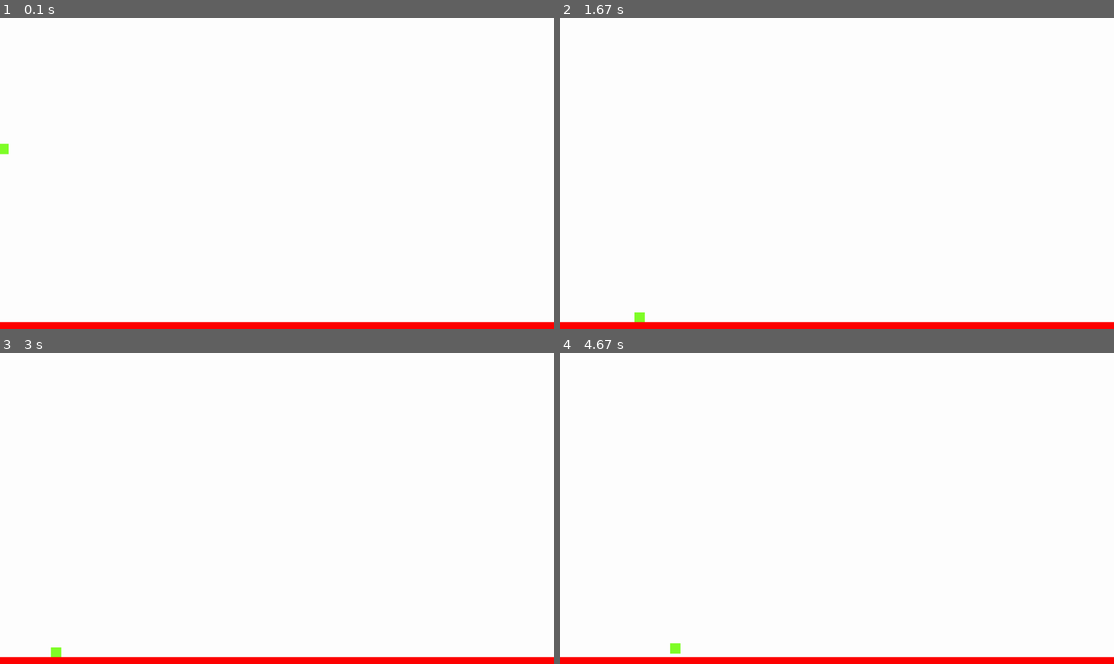
Above: before the commit, frames 1-4 (two rows, left to right).
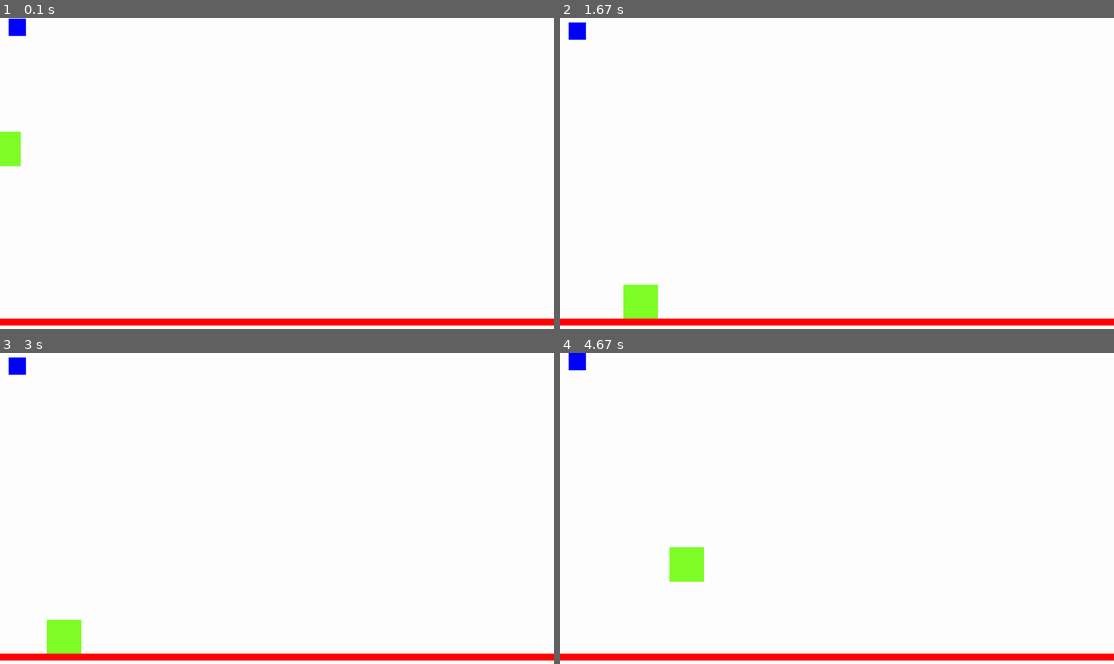
Above: after the commit, the same moments.

Repository: coinmoles/pygame-jam
Game: pygame game, started from main.py
Same seed, same stepped clock (60 frames per second), same inputs: the game is played once before the commit and once after it.
Inputs:
- Up to frame 1 (0.1 s): no input
- Up to frame 2 (1.67 s): hold Right 0.33-0.8 s; hold Right 0.83-1.3 s; hold Left from 1.33 s (still down)
- Up to frame 3 (3 s): release Left at 1.87 s; hold Left 1.9-2.3 s; hold Right 2.33-2.97 s
- Up to frame 4 (4.67 s): tap Space at 3, 3.4, 3.7, 3.9, 4.2, 4.4 s; hold Left 3.33-3.8 s; hold Right 3.83-4.3 s; hold Right from 4.33 s (still down)

The runs differ from the first frame. In frame 1, 2.9% of the frame differs, in the area x 0-100%, y 0-100%; in frame 2, 3.2%; in frame 3, 3.2%; in frame 4, 3.3%.

Commit message:
Added item entity

Diff:
--- a/Entity/Entity.py
+++ b/Entity/Entity.py
@@ -1,4 +1,6 @@
 import pygame as pg
+from pygame.math import Vector2
+from constants import SCREEN
 
 
 class Entity(pg.sprite.Sprite):
@@ -8,3 +10,18 @@
         self.surf = pg.Surface(size)
         self.surf.fill(color)
         self.rect = self.surf.get_rect(center=center)
+
+        self.pos = Vector2(center)
+        self.vel = Vector2(0, 0)
+        self.acc = Vector2(0, 0)
+
+    def update(self):
+        self.vel += self.acc
+        self.pos += self.vel + 0.5 * self.acc
+
+        if self.pos.x > SCREEN.width:
+            self.pos.x = SCREEN.width
+        if self.pos.x < 0:
+            self.pos.x = 0
+
+        self.rect.midbottom = self.pos
--- /dev/null
+++ b/Entity/Item.py
@@ -0,0 +1,14 @@
+from Entity.Entity import Entity
+from pygame.math import Vector2
+import math
+
+
+class Item(Entity):
+    def __init__(self, size, color, center):
+        super().__init__(size, color, center)
+        self.timer = 0
+
+    def update(self):
+        self.vel = Vector2(0, math.sin(self.timer * math.pi / 20))
+        self.timer += 1
+        super().update()
--- a/Entity/Player.py
+++ b/Entity/Player.py
@@ -1,5 +1,5 @@
 from Entity.Entity import Entity
-from constants import SCREEN
+from constants import SCREEN, UNITSIZE
 from pygame.math import Vector2
 import pygame as pg
 
@@ -11,13 +11,9 @@
 
 class Player(Entity):
     def __init__(self, scene):
-        super().__init__((30, 30), (128, 255, 40), (10, 420))
+        super().__init__((UNITSIZE, UNITSIZE), (128, 255, 40), (10, 420))
 
         self.scene = scene
-
-        self.pos = Vector2((10, 385))
-        self.vel = Vector2(0, 0)
-        self.acc = Vector2(0, 0)
 
         self.grounded = True
 
@@ -39,20 +35,15 @@
 
     def jump(self):
         if self.grounded:
-            self.vel.y = -12
+            self.vel.y = -15
 
     def update(self):
         if self.grounded:
             self.acc.x += self.vel.x * GROUND_FRIC
         else:
             self.acc.x += self.vel.x * AIR_FRIC
-        self.vel += self.acc
-        self.pos += self.vel + 0.5 * self.acc
 
-        if self.pos.x > SCREEN.width:
-            self.pos.x = 0
-        if self.pos.x < 0:
-            self.pos.x = SCREEN.width
+        super().update()
 
         self.rect.midbottom = self.pos
 
--- a/Scene/GameScene.py
+++ b/Scene/GameScene.py
@@ -2,23 +2,30 @@
 from Scene.Scene import Scene
 from Entity.Player import Player
 from Entity.Platform import Platform
+from Entity.Item import Item
+
 
 class GameScene(Scene):
     def __init__(self, game, map):
         super().__init__(game)
         self.platforms = pg.sprite.Group()
+        self.items = pg.sprite.Group()
 
         self.player = Player(self)
         platform = Platform()
+        item = Item((50, 50), (0, 0, 255), (50, 50))
 
         self.platforms.add(platform)
+        self.items.add(item)
         self.entityList.add(self.player)
         self.entityList.add(platform)
+        self.entityList.add(item)
 
     def update(self):
         super().update()
         self.player.move()
-        self.player.update()
+        for entity in self.entityList:
+            entity.update()
 
     def handle_event(self, event):
         super().handle_event(event)
--- a/constants.py
+++ b/constants.py
@@ -4,4 +4,5 @@
 SCREEN = get_monitors()[0]
 SCREEN.width = 1600
 SCREEN.height = 900
+UNITSIZE = SCREEN.height / 9
 FPS = 60
